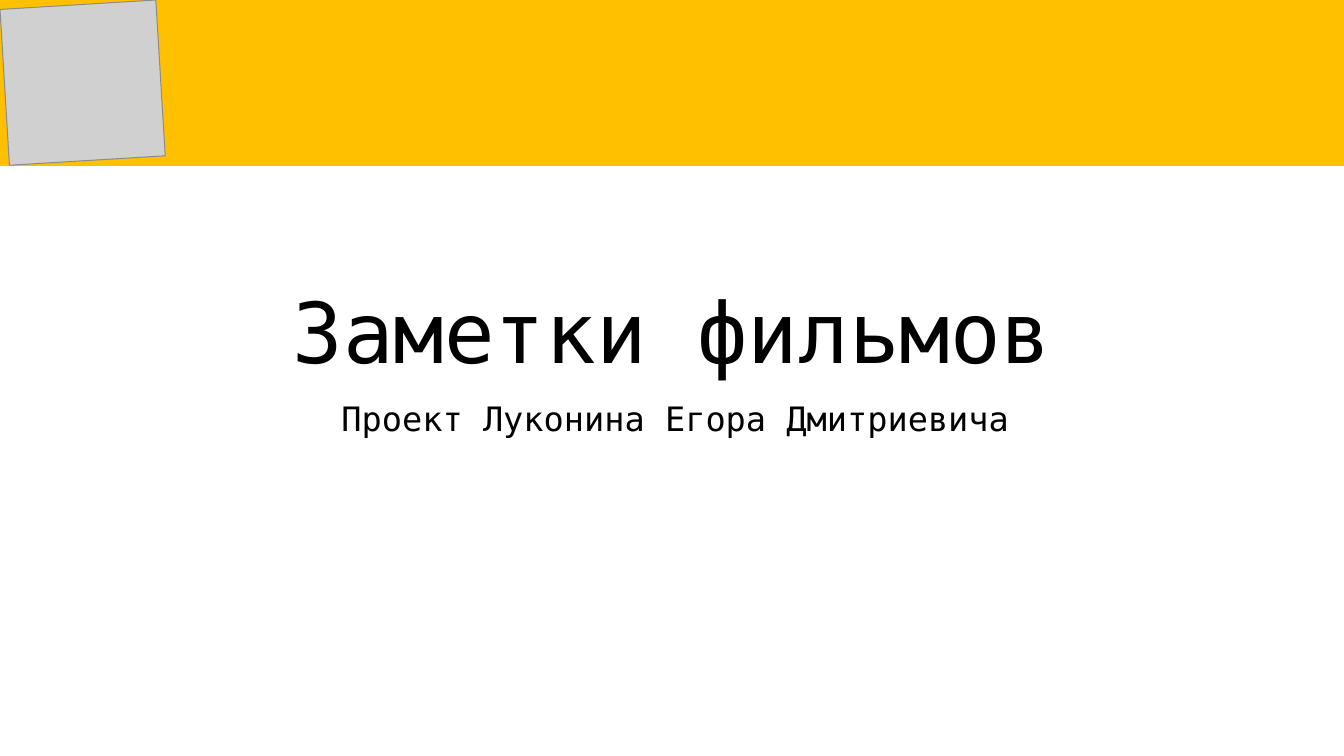
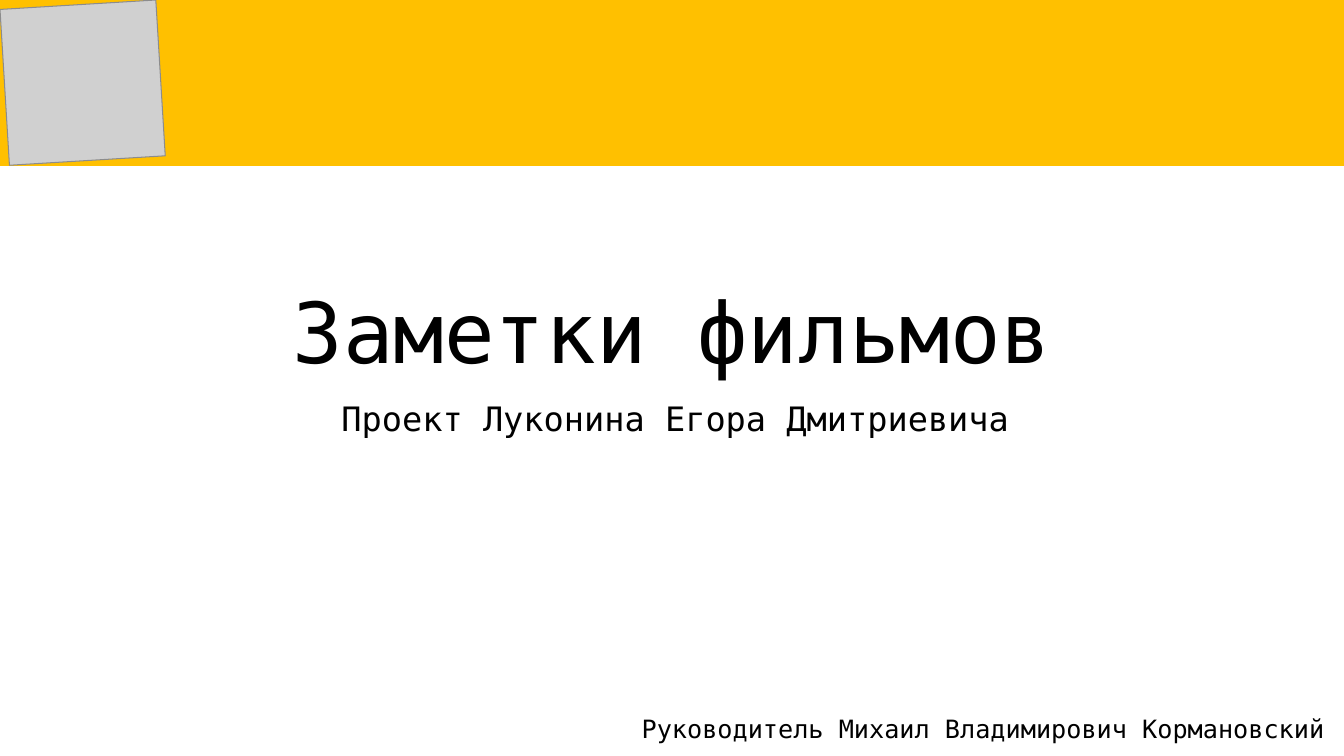
Before and after one commit to lycayan18/PyQt5_Egor, a slide deck: slide 1 of docs/Презентация_проект.pptx. Drawn at 1344x756 pixels with LibreOffice and Linux fonts; fonts in the diff are those of the drawing; grey boxes stand for pictures. Boxes give left, top, right and bottom in pixels: in the first picture for what was removed or moved away, otherwise in the second. Text is boxed around its words. In the diff, an @@ line names an element or a change of style, - is before the commit and + after.

```diff
--- a/docs/Презентация_проект.pptx
+++ b/docs/Презентация_проект.pptx
@@ text added at (x1=642, y1=718, x2=1324, y2=744), 18 pt, text #000000 @@
+Руководитель Михаил Владимирович Кормановский
```
Also in this commit, not shown: 1 other slide changed, 1 slide removed, 1 other file.
